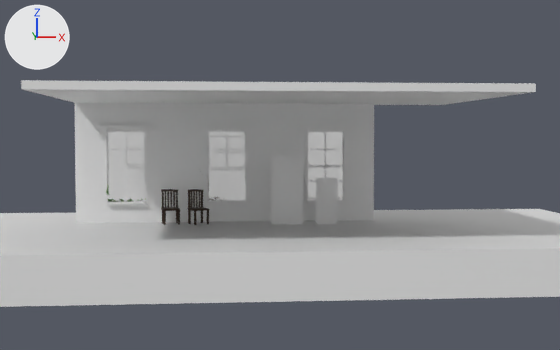
An edit to the Blender file art/2025.blend, drawn before and after from the same camera.
Rendered twice from a 50 mm camera at (-0.38, -19.66, 3.29) aimed at (1.32, 0.09, 2.32). Arrows for +X, +Y and +Z are at upper left; the lights stay in place.

Objects in the first picture: 'Adult', 'Child', 'Cube.001', 'Cube.002', 'Ground', 'Plane', 'Plane.001', 'Plane.002', 'Roof', 'Window.Pane.002', 'Windows'.
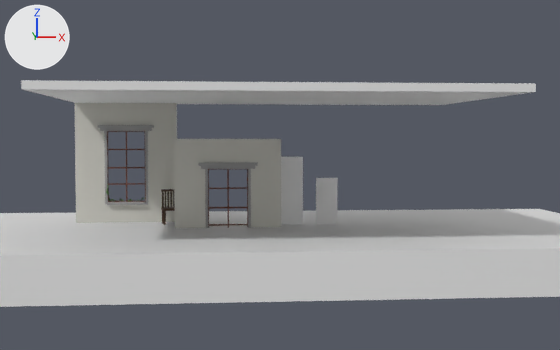
Pixel boxes [x1, y1, x2, y2] of what changed, in the pictures (560 x 350 px):
'Windows', recoloured, modifiers changed (66% narrower): before [75, 103, 374, 223]; after [75, 103, 177, 223]
'Window.Frame', added: after [174, 139, 281, 228]
    faces in mat_plaster (light grey #cdcbc3): [174, 139, 281, 228]
    faces in mat_paintedwood_green (grey #9c9c9c): [198, 162, 258, 228]
    faces in mat_paintedwood_red (brown #623423): [208, 169, 248, 207]
'Plane.002', deleted: before [108, 132, 146, 201]
'Plane.001', deleted: before [208, 132, 246, 201]
'Plane', deleted: before [307, 132, 343, 200]
'Window.Pane.001', moved: before [208, 136, 246, 170]; after [107, 167, 146, 202]
'Window.Pane', moved: before [107, 164, 146, 199]; after [208, 207, 248, 228]
'Window.Pane.002', deleted: before [307, 165, 344, 199]
part 1 of me_cube_001, recoloured: before [98, 125, 353, 131]; after [98, 125, 154, 131]
part 2 of me_cube_001, recoloured: before [107, 200, 344, 205]; after [107, 202, 146, 205]
part 3 of me_cube_001, recoloured: before [104, 131, 307, 204]; after [104, 131, 108, 204]
part 4 of me_cube_001, recoloured: before [145, 131, 346, 204]; after [145, 131, 148, 204]
part 5 of me_cube_001, recoloured: before [75, 103, 374, 205]; after [75, 103, 177, 205]
part 6 of me_cube_001, recoloured: before [76, 203, 346, 223]; after [76, 204, 148, 223]
part 7 of me_cube_001, recoloured: before [148, 202, 374, 222]; after [148, 204, 175, 222]
part 8 of me_cube_001, recoloured: before [148, 103, 374, 129]; after [148, 103, 177, 129]
part 9 of me_cube_001, recoloured: before [107, 131, 344, 168]; after [107, 131, 145, 167]

What changed in the scene script:
```text
Change me_cube_001:
    where me_cube_001.from_pydata(...)  # 152 vertices, 146 faces; spans x -2.69..0.0, y -0.16..0.16, z -1.53..1.71
    me_cube_001 part 1: 14 of the faces centred in x -2.08..-0.6, y -0.11..0.11, z 0.96..1.12 switch from no material to mat_paintedwood_green (grey #9c9c9c)
    me_cube_001 part 2: 8 of the faces centred in x -1.88..-0.81, y -0.16..0.16, z -1.01..-0.94 switch from no material to mat_paintedwood_green (grey #9c9c9c)
    me_cube_001 part 3: 4 of the faces centred in x -1.92..-1.85, y -0.06..0.06, z 0.0 switch from no material to mat_paintedwood_green (grey #9c9c9c)
    me_cube_001 part 4: 4 of the faces centred in x -0.84..-0.77, y -0.06..0.06, z 0.0 switch from no material to mat_paintedwood_green (grey #9c9c9c)
    me_cube_001 part 5: 15 of the faces centred in x -2.69..0.0, y -0.05..0.05, z 0.0..1.71 switch from no material to mat_plaster (light grey #cdcbc3)
    me_cube_001 part 6: 8 of the faces centred in x -2.69..-1.34, y -0.05..0.05, z -1.53..-1.01 switch from no material to mat_plaster (light grey #cdcbc3)
    me_cube_001 part 7: 4 of the faces centred in x -0.39..0.0, y -0.05..0.05, z -1.53..-1.27 switch from no material to mat_plaster (light grey #cdcbc3)
    me_cube_001 part 8: 3 of the faces centred in x -0.39..0.0, y -0.05..0.05, z 1.36 switch from no material to mat_plaster (light grey #cdcbc3)
    me_cube_001 part 9: 86 of the faces centred in x -1.85..-0.84, y -0.01..0.02, z -0.04..0.96 switch from no material to mat_paintedwood_red (brown #623423)
Remove ob_plane:
    ob_plane = bpy.data.objects.new('Plane', me_plane_003)
Remove ob_plane_001:
    ob_plane_001 = bpy.data.objects.new('Plane.001', me_plane_004)
Remove ob_plane_002:
    ob_plane_002 = bpy.data.objects.new('Plane.002', me_plane_005)
Change ob_windows:
    remove _m = ob_windows.modifiers.new('Array', 'ARRAY')
    remove _m.count = 3
Change ob_window_pane:
    ob_window_pane.location: (-1.14, 0.0, 0.11) -> (0.0, 0.0, 0.0)
Change ob_window_pane_001:
    ob_window_pane_001.location: (1.55, 0.0, 0.86) -> (-1.14, 0.0, 0.02)
Remove ob_window_pane_002:
    ob_window_pane_002 = bpy.data.objects.new('Window.Pane.002', me_cube_004)
Add ob_window_frame:
    ob_window_frame = bpy.data.objects.new('Window.Frame', me_cube_006)  # 152 vertices, 146 faces; spans x -1.35..1.34, y -0.16..0.16, z 0.0..3.24; in mat_paintedwood_green (grey #9c9c9c), mat_plaster (light grey #cdcbc3), mat_paintedwood_red (brown #623423)
    ob_window_frame.location = (0.0, 0.0, 0.0)
```
